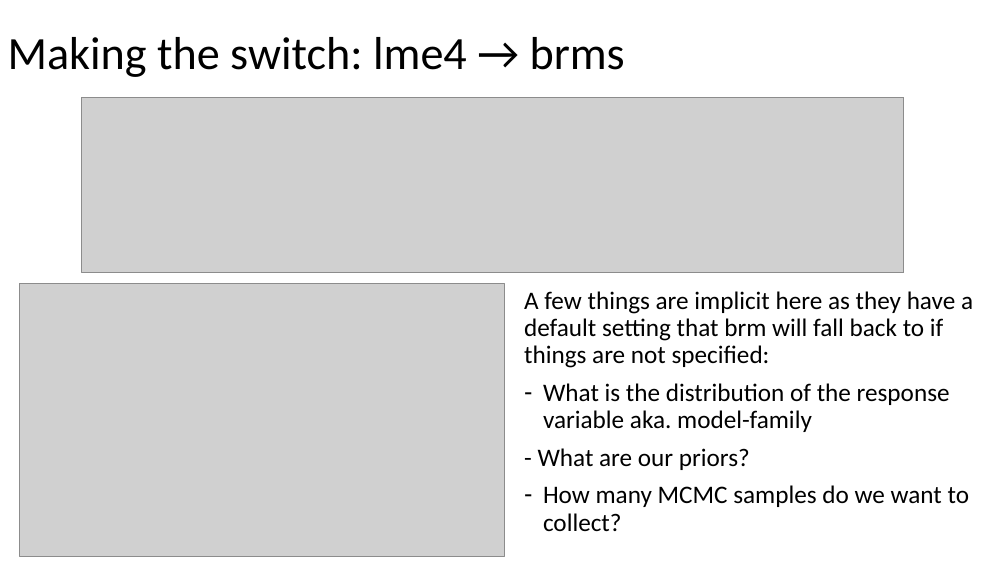
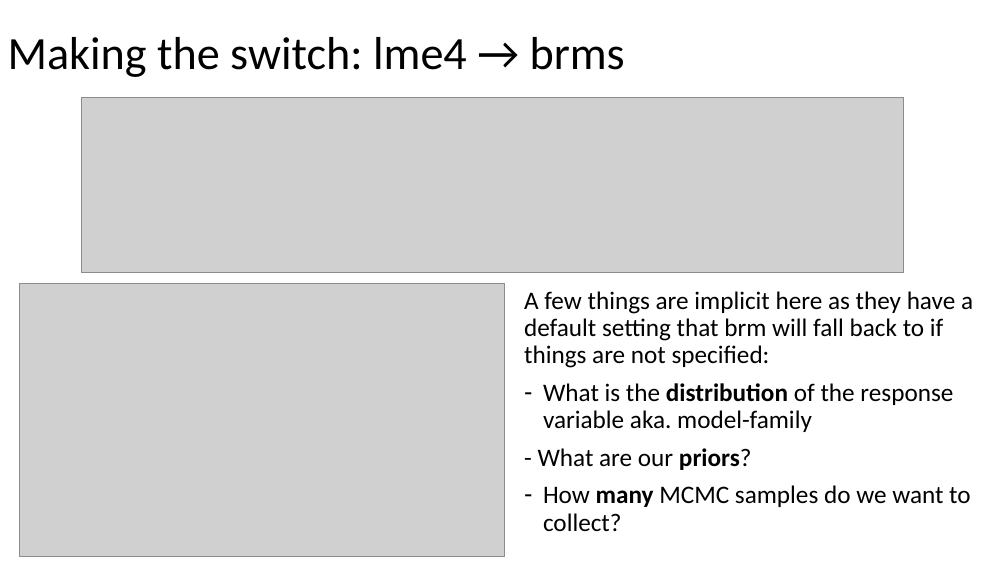
Before and after one commit to julianquandt/M3-brms-intro, a slide deck: slide 22 of intro_to_brms.pptx (slide 4 before the commit). Drawn at 1008x567 pixels with LibreOffice and Linux fonts; fonts in the diff are those of the drawing; grey boxes stand for pictures. Boxes give left, top, right and bottom in pixels: in the first picture for what was removed or moved away, otherwise in the second. Text is boxed around its words. In the diff, an @@ line names an element or a change of style, - is before the commit and + after.

Commit message:
First revision: Added slides for first two parts (philosophy and MCMC), still to be adjusted; corrected some typos in example.rmd (still needs to be knitted again; stan fails in R 3.6...)

```diff
--- a/intro_to_brms.pptx
+++ b/intro_to_brms.pptx
@@ text at (538, 383, 971, 531): bold on in "distribution", "priors?", "many" @@
```
Also in this commit, not shown: 2 other slides changed, 18 slides added, 1 other file.
